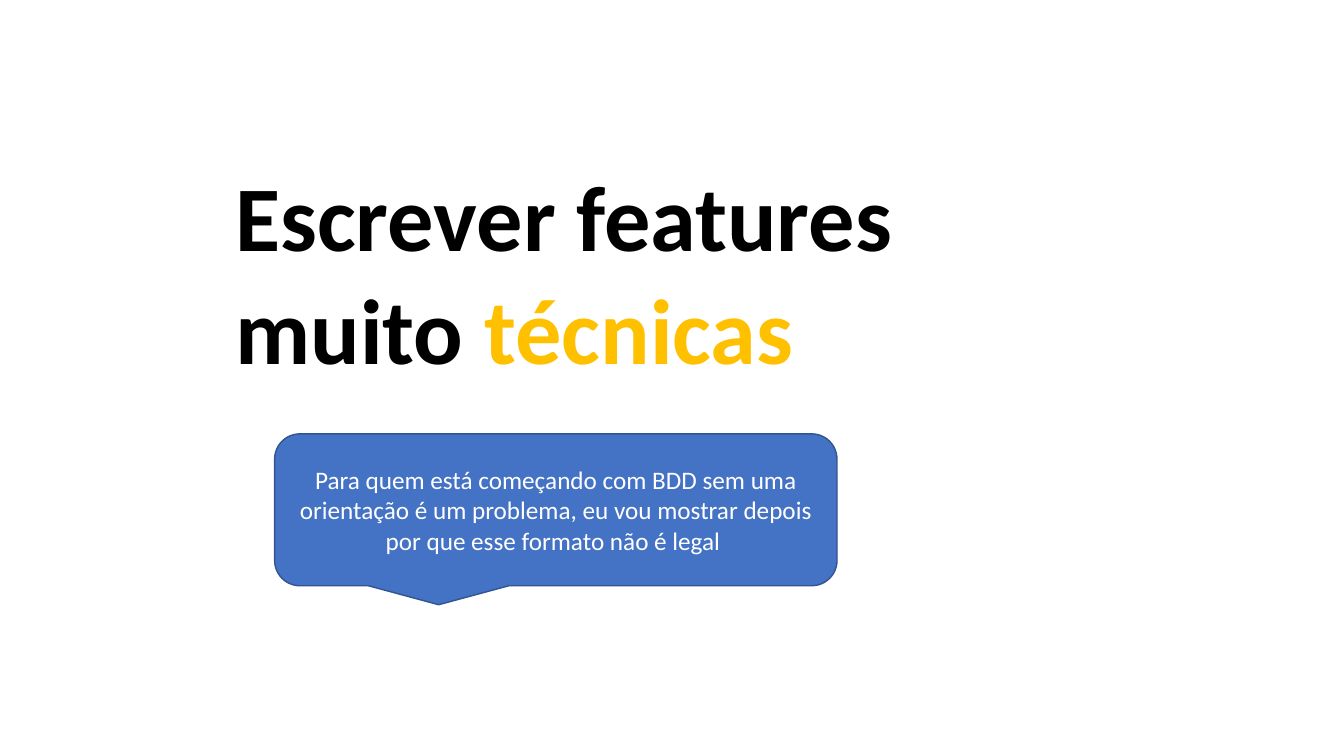
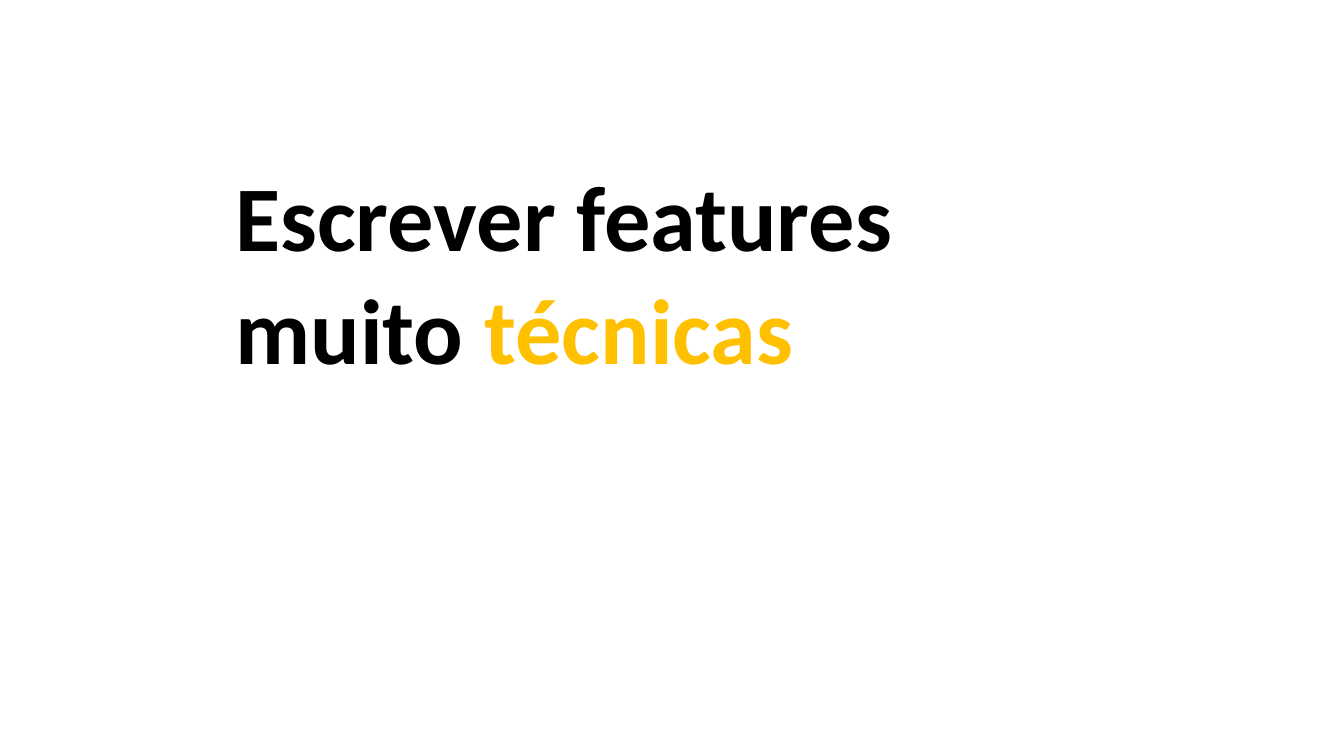
Before and after one commit to carlos-oliver/documentacao, a slide deck: slide 10 of Apresentação1.pptx (slide 5 before the commit). Drawn at 1344x756 pixels with LibreOffice and Linux fonts; fonts in the diff are those of the drawing. Boxes give left, top, right and bottom in pixels: in the first picture for what was removed or moved away, otherwise in the second. Text is boxed around its words. In the diff, an @@ line names an element or a change of style, - is before the commit and + after.

```diff
--- a/Apresentação1.pptx
+++ b/Apresentação1.pptx
@@ rounded speech box removed at <box>274,434,837,586</box> @@
-Para quem está começando com BDD sem uma orientação é um problema, eu vou mostrar depois por que esse formato não é legal
```
Also in this commit, not shown: 10 other slides changed, 3 slides removed.
